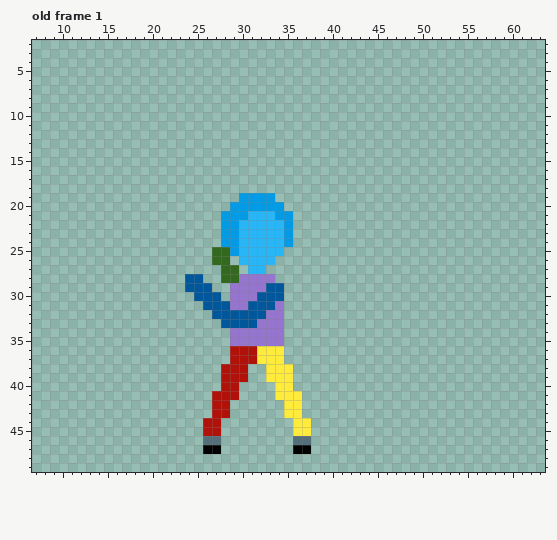
Pixel-art file -- The Fallen Guardian/Assets/Art/Characters/Player/_Sword/Player_Sword_Attack_Right.aseprite. That is the earlier state.
64x64 pixels, 8 frames. Pixels under 10% opacity are left out. Shown: old frame 1: x 7..63, y 2..49. The commit also changed other frames, which this record leaves out.
After:
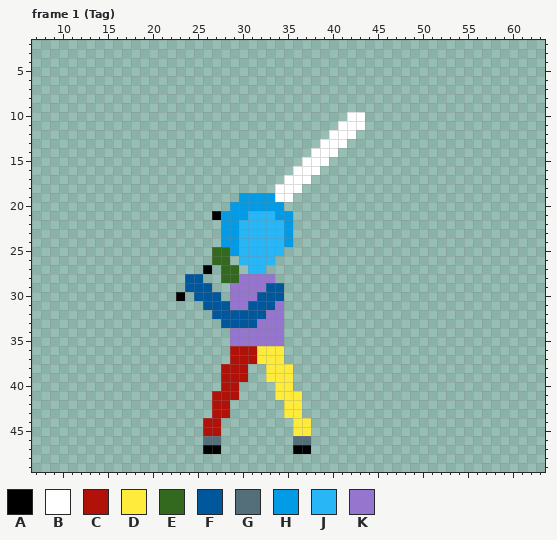
Palette (. is transparent): A #000000  B #ffffff  C #b0120a  D #ffeb3b  E #33691e  F #01579b  G #546e7a  H #039be5  J #29b6f6  K #9575cd
A new or re-ordered frame is compared with the old frame closest to it.
From old to new:
frames 8 -> 24
layer "Weapons/Sword" now shown
Changed rows in their new state; - is an unchanged pixel.
Frame 1 (Tag) is new; against old frame 1, layer "Weapons/Sword":
first column x 27:
10 ---------------BB
11 --------------BBB
12 -------------BBB-
13 ------------BBB--
14 -----------BBB---
15 ----------BBB----
16 ---------BBB-----
17 --------BBB------
18 -------BBB-------
19 -------BB--------
21 A----------------
first column x 23:
27 ---A
30 A---
Changed places in both pictures, as pixel boxes (x1, y1, x2, y2):
added: (275, 112, 365, 202)
added: (212, 211, 221, 220)
added: (176, 265, 212, 301)
